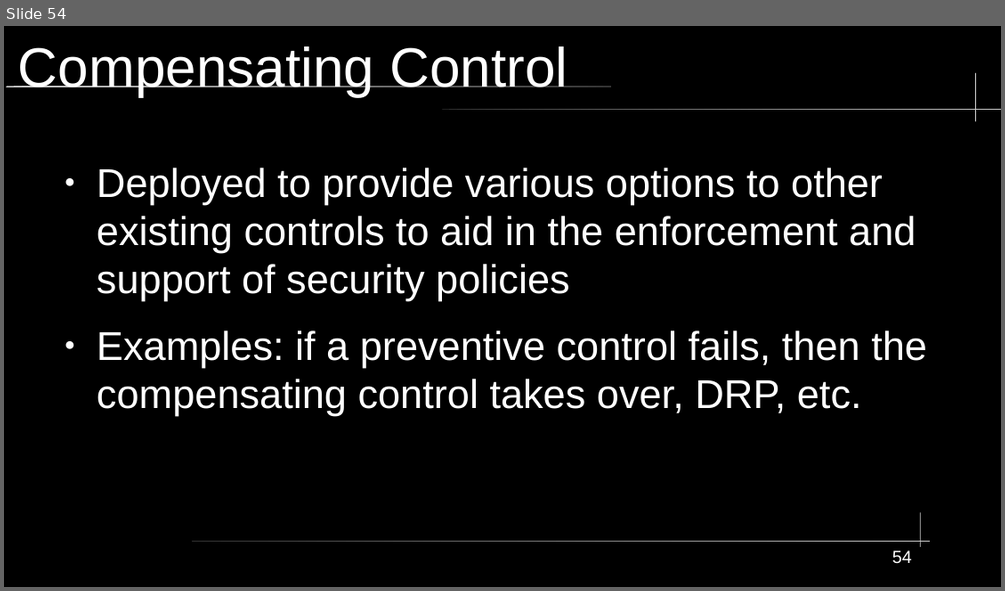
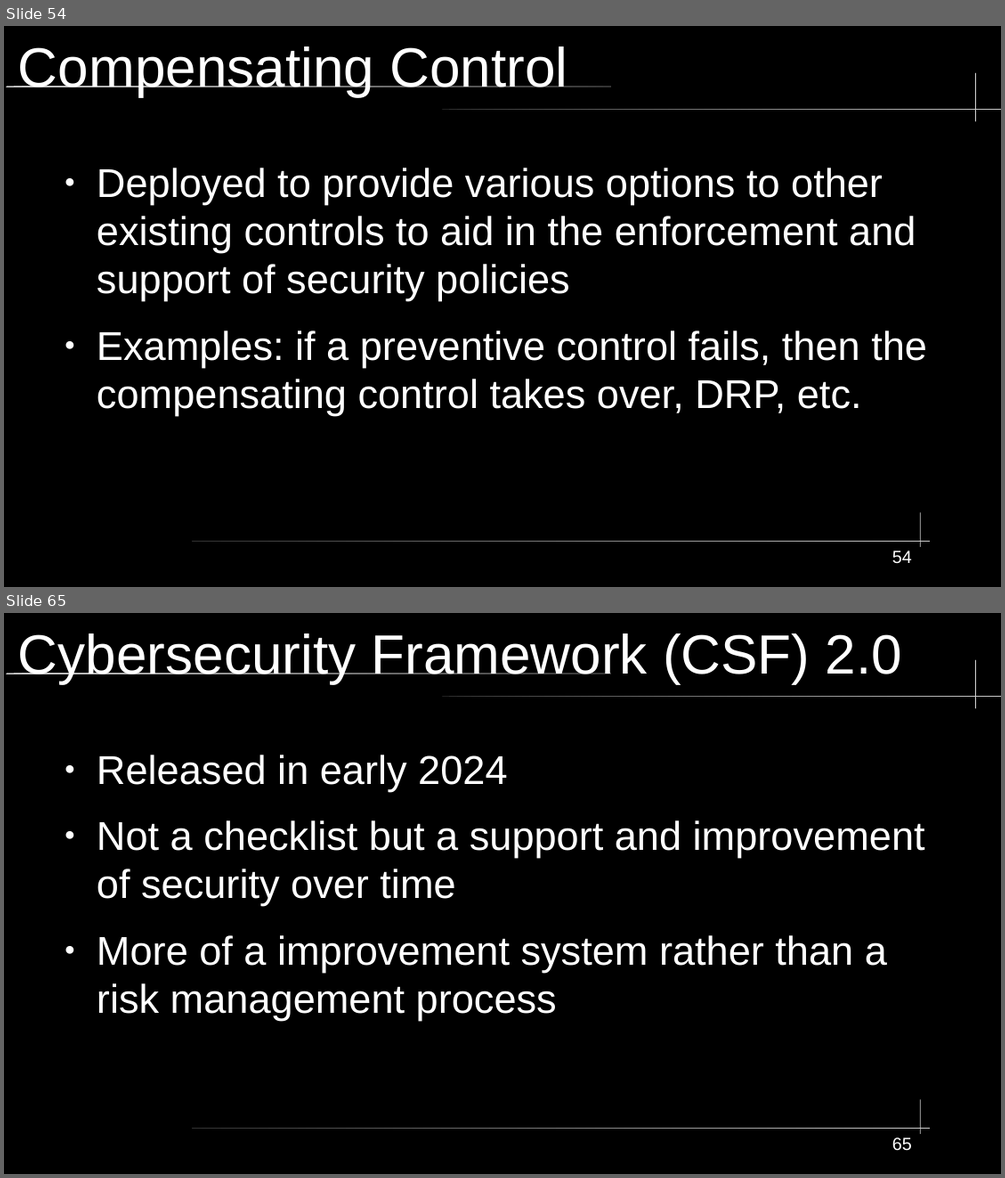
Before and after one commit to City-Colleges-of-Chicago-Cybersecurity/COMPSFI-214, a slide deck: 2026/Spring/powerpoints/Chapter-02-Personnel-Security-and-Risk-Management-Concepts.odp. Shown one above the other, each under a label of ours: slide 54 before the commit, slides 54 and 65 after it; the slides between them are not shown. The pictures are 1005x591 and 1005x1178 pixels, drawn with LibreOffice and Linux fonts; fonts in the diff are those of the drawing. Boxes give left, top, right and bottom in pixels: in the first picture for what was removed or moved away, otherwise in the second. Text is boxed around its words. In the diff, an @@ line names an element or a change of style, - is before the commit and + after.

Commit message:
Adding different frameworks

```diff
--- a/2026/Spring/powerpoints/Chapter-02-Personnel-Security-and-Risk-Management-Concepts.odp
+++ b/2026/Spring/powerpoints/Chapter-02-Personnel-Security-and-Risk-Management-Concepts.odp
@@ slide 65 added at bbox=[4, 613, 1001, 1174], background #000000; not listed: 5 template elements that a slide beside it also shows @@
@@ title added at bbox=[18, 633, 902, 684], 44 pt, text #FFFFFF @@
+Cybersecurity Framework (CSF) 2.0
@@ text added at bbox=[97, 755, 925, 1020], 32 pt, text #FFFFFF @@
+● Released in early 2024
+● Not a checklist but a support and improvement of security over time
+● More of a improvement system rather than a risk management process
@@ page number added at bbox=[892, 1137, 912, 1151], 14 pt, text #FFFFFF @@
+65
```
Also in this commit, not shown: 20 other slides added.
